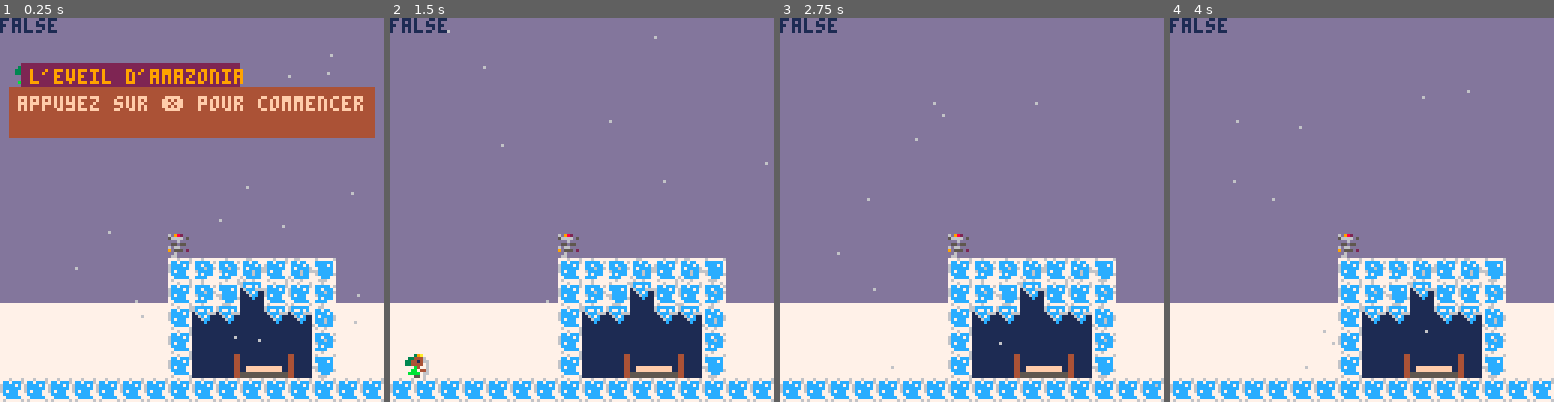
Above: before the commit, frames 1-4 (left to right).
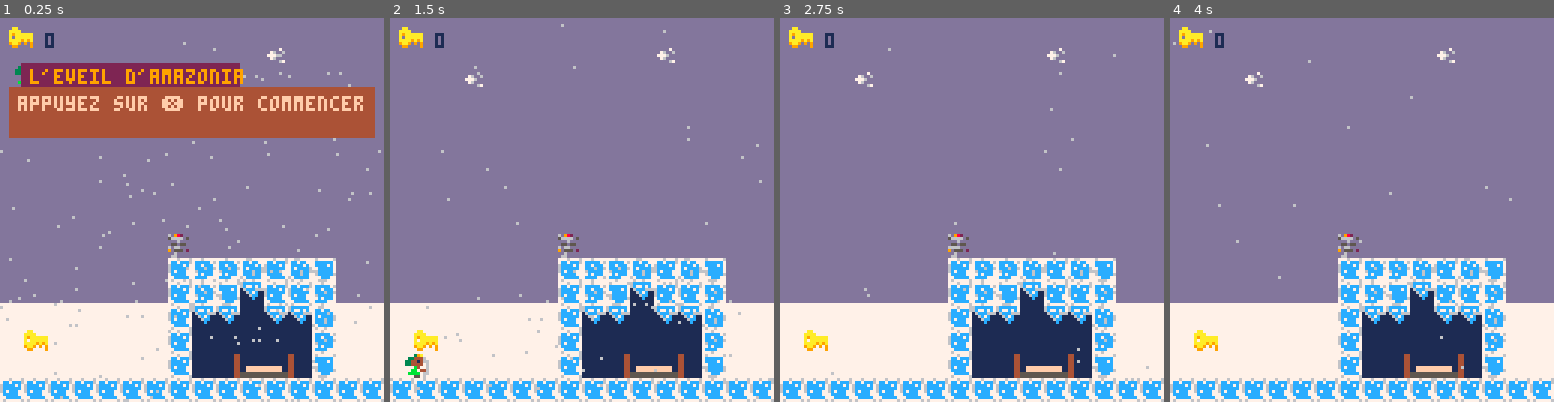
Above: after the commit, the same moments.

Repository: adatechschool/doris-pico-8-BastienVintras
Game: PICO-8 cartridge tuto.p8
Two runs of this game, one before a commit and one after it. Both use one fixed random seed, a clock stepped at 60 frames per second and the inputs below.
Inputs:
- Up to frame 1 (0.25 s): no input
- Up to frame 2 (1.5 s): tap X (X key) at 1.07 s
- Up to frame 3 (2.75 s): hold Left 1.97-2.37 s; tap X (X key) at 2.07, 2.4, 2.73 s
- Up to frame 4 (4 s): hold Right 2.87-3.53 s; tap X (X key) at 3.07, 3.4, 3.73 s; hold Up from 3.58 s (still down)

The runs differ from the first frame. In frame 1, 1.5% of the frame differs, in the area x 0-100%, y 0-100%; in frame 2, 1.3%; in frame 3, 1.1%; in frame 4, 1.1%.

Commit message:
new Aisséta

Diff:
--- a/tuto.p8
+++ b/tuto.p8
@@ -11,7 +11,10 @@
 dx=0,
 dy=0,
 h=8,
-w=8}
+w=8,
+keys=0,
+sprite=1
+}
 create_snow()
 state=0
 
@@ -46,7 +49,7 @@
 cls()
 draw_background()
 map(0,0,0,0,127,64)
-print(check_flag(2,p.x/8,p.y/8),0,0,1)
+
 	if (is_grounded()) then
 	p.y=flr(flr(p.y)/8)*8
 	end
@@ -54,7 +57,11 @@
 	for s in all(snow) do
 	pset(s.x,s.y,s.col)
  end
+ print(p.keys,camx+15,5,1)
+ spr(32,camx+3,3)
  draw_msg()
+
+
 end
 
 
@@ -69,8 +76,10 @@
   p.x+=p.dx
 end
 end
+interact((p.x)/8,(p.y)/8)
+
 if check_flag(1,(p.x)/8,(p.y)/8) then
-	state += 1
+	state +=1
 	end
 
 
@@ -119,14 +128,14 @@
 	s.y+=s.speed
   if s.y>128 then
 		s.y=0
-		s.x=rnd(256)
+		s.x=rnd(127*8)
   end
  end
 end
 
 function create_snow()
 snow={}
-for i=1,20 do
+for i=1,150 do
 local new_snow={
 x=rnd(128),
 y=rnd(128),
@@ -194,6 +203,45 @@
  print(messages[1],6,y+11,15)
 end
 end
+-->8
+-- objets
+
+function next_tile(x,y)
+local sprite=mget(x,y)
+mset(x,y,sprite+1)
+end
+
+function pick_up_key(x,y)
+next_tile(x,y)
+p.keys+=1
+end
+
+
+function interact(x,y)
+if check_flag(3,x,y)then
+pick_up_key(x,y)
+--elseif check_flag(4,x,y)
+--and p.keys>0 then
+--open_door(x,y)
+ end
+end
+
+function open_door(x,y)
+next_tile(x,y)
+p.keys-=1
+end
+…(12 lines of a section not shown)…
 __gfx__
 0000000000039a000000000000039a00000000006666666611111111609820d03333333366333334666333336666566677555577000000000000000000000000
 000000000334446000039a000334443000011100666666661111111156666d5033333333d3944449563333336665dd6657686875000000000000000000000000
@@ -211,14 +259,14 @@
 00094000552661107ccccc7777c7ccc77ccc6cc776ccccc6155555511111114411ffffff44111111ffffff11d555555d55555555000000000000000000000000
 000440005652661177ccccc77cccc77767ccccc7777ccc771411114111111144555555554411111155555555d565655d55555555000000000000000000000000
 0004400056661661767777767776777776776777776667771411114111111144555555554411111155555555d555555d55555555000000000000000000000000
-0aa00000c0c00c0c6cccccc7000000000000000000000000000000000000000066666666dddddddd66666666d565655d00000000000000000000000000000000
-aaaa00000c6706c06c77c7c7000000000000000000000000000000000000000066666666dddddddd66666666d555555d00000000000000000000000000000000
-a9aaaaaac660066c16ccc6660000000000000000000000000000000000000000655556665dd5555566666666d565655d00000000000000000000000000000000
-a0aaaaaa000c6770116c7c110000000000000000000000000000000000000000657775665dd5656566666666d555555d00000000000000000000000000000000
-aaaa9a9a0006c7701116cc110000000000000000000000000000000000000000677777565dd5555566666666d565655d00000000000000000000000000000000
-9aa90909c660066c1111c1110000000000000000000000000000000000000000677777565dd5656566666666d555555d00000000000000000000000000000000
-099000090c6006c0111111110000000000000000000000000000000000000000677777565dd5555566666666d555555d00000000000000000000000000000000
-00000000c0c00c0c111111110000000000000000000000000000000000000000657775565dd5656566666666d555555d00000000000000000000000000000000
+0aa00000000000006cccccc70000000077777777ddddddddc0c00c0c0000000066666666dddddddd66666666d565655d00000000000000000000000000000000
+aaaa0000000000006c77c7c70000000077777777dddddddd0c6776c00000000066666666dddddddd66666666d555555d00000000000000000000000000000000
+a9aaaaaa0000000016ccc6660000000077667777ddddd7ddc667766c00000000655556665dd5555566666666d565655d00000000000000000000000000000000
+a0aaaaaa00000000116c7c110000a10077667777dd76dd6d0006c00000000000657775665dd5656566666666d555555d00000000000000000000000000000000
+aaaa9a9a000000001116cc11000aa10066666677d7776ddd070c600000000000677777565dd5555566666666d565655d00000000000000000000000000000000
+9aa90909000000001111c11100aaaa1066666677dd76ddddc660066c00000000677777565dd5656566666666d555555d00000000000000000000000000000000
+0990000900000000111111110aaaaaa166666677ddddd67d0c6006c000000000677777565dd5555566666666d555555d00000000000000000000000000000000
+0000000000000000111111110aaaaaa166666677ddddddddc0c00c0c00000000657775565dd5656566666666d555555d00000000000000000000000000000000
 0000000000000000000000000000000000000000000000000000000060ddd0d00000000000000000000000007777777700000000000000000000000000000000
 00000000000000000000000000000000000000000000000000000000568686500000000000000000000000007777677600000000000000000000000000000000
 00000000000000000000000000000000000000000000000000000000006660000000000000000000000000006676676600000000000000000000000000000000
@@ -228,25 +276,25 @@
 000000000000000000000000000000000000000000000000000000000060d0000000000000000000000000006666666600000000000000000000000000000000
 000000000000000000000000000000000000000000000000000000000660dd000000000000000000000000006666666600000000000000000000000000000000
 __gff__
-0000000000000002000000000000000000000505050500000000000000000000000000000000000000000000000000000000000000000000000000000000000000000000000000000000000000000000000000000000000000000000000000000000000000000000000000000000000000000000000000000000000000000000
+0000000000000002000000000000000000000505050500000000000000000000080000020000000000000000000000000000000000000000000000000000000000000000000000000000000000000000000000000000000000000000000000000000000000000000000000000000000000000000000000000000000000000000
 0000000000000000000000000000000000000000000000000000000000000000000000000000000000000000000000000000000000000000000000000000000000000000000000000000000000000000000000000000000000000000000000000000000000000000000000000000000000000000000000000000000000000000
 __map__
-00000d000000000d00000000000d000000000000000000000000000d00000000000000000000000000000000000000000000000000000000000000000000000000000000000000000000000000000000000000000000000000000000000000000000000000000000000000000000000000000000000000000000000000000000
-000000000000000000000000000000000000000000000d000000000000000000000000000000000000000000000000000000000000000000000000000000000000000000000000000000000000000000000000000000000000000000000000000000000000000000000000000000000000000000000000000000000000000000
-0000000000000000000000000000000000000000000000000000000000000000000000000000000000000000000000000000000000000000000000000000000000000000000000000000000000000000000000000000000000000000000000000000000000000000000000000000000000000000000000000000000000000000
-000000000000000000000d0000000000000d00000000000d0000000000000d00000000000000000000000000000000000000000000000000000000000000000000000000000000000000000000000000000000000000000000000000000000000000000000000000000000000000000000000000000000000000000000000000
-000d0000000d000000000000000d000000000000000000000000000000000000000000000000000000000000000000000000000000000000000000000000000000000000000000000000000000000000000000000000000000000000000000000000000000000000000000000000000000000000000000000000000000000000
-00000000000000000d000000000000000000000d000000000000000d00000000000000000000000000000000000000000000000000000000000000000000000000000000000000000000000000000000000000000000000000000000000000000000000000000000000000000000000000000000000000000000000000000000
-0000000000000000000000000000000000000000000000000000000000000000000000000000000000000000000000000000000000000000000000000000000000000000000000000000000000000000000000000000000000000000000000000000000000000000000000000000000000000000000000000000000000000000
-0000000d00000000000000000000000000000000000000000000000000000d00000000000000000700000000000000000000000000000000000000000000000000000000000000000000000000000000000000000000000000000000000000000000000000000000000000000000000000000000000000000000000000000000
-0d0000000000000000000d000000000000001b12121212120000000000000000000000121212121200000000000000000000000000000000000000000000000000000000000000000000000000000000000000000000000000000000000000000000000000000000000000000000000000000000000000000000000000000000
-0000000000000007000000000000000000002b1b1b00001b0000000000000000000000000000000000000000000000000000000000000000000000000000000000000000000000000000000000000000000000000000000000000000000000000000000000000000000000000000000000000000000000000000000000000000
-0000000000000012131314121415000000002b2b2b00002b001b1b0007000000000000000000000000000000000000000000000000000000000000000000000000000000000000000000000000000000000000000000000000000000000000000000000000000000000000000000000000000000000000000000000000000000
-0000000000000012131522121213000000002b2b2b00002b002b2b0012141415000000000000000000000000000000000000000000000000000000000000000000000000000000000000000000000000000000000000000000000000000000000000000000000000000000000000000000000000000000000000000000000000
-0000000000000012222206222214000000000000000000000000000000000000000000000000000000000000000000000000000000000000000000000000000000000000000000000000000000000000000000000000000000000000000000000000000000000000000000000000000000000000000000000000000000000000
-0000000000000012060606060613000000000000000000000000000000000000000000000000000000000000000000000000000000000000000000000000000000000000000000000000000000000000000000000000000000000000000000000000000000000000000000000000000000000000000000000000000000000000
-00000000000000120617181a1915000000000000000000000000000000000000000000000000000000000000000000000000000000000000000000000000000000000000000000000000000000000000000000000000000000000000000000000000000000000000000000000000000000000000000000000000000000000000
-1212121212121212121212121212121212151515151515151515151515151515151515151515151515151515151515151515151515151515151515151515151515151515151515151515151515151515151515151515151515151515151515151515151515151515151515151515151515151515151515151515151515151515
+00000d000000000d00000000000d000000000000000000000000000d00000000000000000000000000000000000000000000000000000000000000000000000000000025000000002500000000002500000000000000000000000000000000000000000000000000000000000000000000000000000000000000000000000000
+000000000000000000000025000000000025000000000d000000000000002500000000250000000000000000000000000025000000250000000000250000000000000000000000000000000000000000000000000000000000000000000000000000000000000000000000000000000000000000000000000000000000000000
+0000002500000000000000000000000000000000000000000000250000000000000000000000000000250000000000000000000000000000000000000000121200001200000012000012000000120012121212121200000000000000000000000000000000000000000000000000000000000000000000000000000000000000
+000000000000000000000d0000000000000d00000025000d0000000000000d00000000000000000000000000000000000000000000000000000000000000000000000000000000000000000000000000000000001212000000000000000000000000000000000000000000000000000000000000000000000000000000000000
+000d0000000d000000000000000d000000000000000000000000000000000000000000000000000000000000000000000000002500000000000000000000000000000000250000000000000000000000250000001212120000000000000000000000000000000000000000000000000000000000000000000000000000000000
+00000000000000000d000000000000000000000d000000000000000d00000000000000000000000000000000000000000000000000000000000000121200000000000000000000000000001212120000000000001212121200000000000000000000000000000000000000000000000000000000000000000000000000000000
+0000000000000000000000000000000000000000000000000000000000000000000000000000000000000000000000000000000000000025000000000000121212121212121212121212000000000000000000001212121212000000000000000000000000000000000000000000000000000000000000000000000000000000
+0000000d00000000000000000000000000000000000000000000000000000d00000000200000000700000000000000000025000000000000000000000000000000000000000000000000000000000012120000001212121212121212121200000000000000000000000000000000000000000000000000000000000000000000
+0d0000000000000000000d000000000000001b121212121200000000000000000000001212121212000000000000001b0000000000000000000000000000000000000000000000000000000000000000000000000012121212121212121200000000000000000000000000000000000000000000000000000000000000000000
+0000000000000007000000000000000000002b1b1b00001b00000000000000000000000000000000000000000000002b0000000000000000000000000000121212121212121212000000000000000000000000000012121212121212121200000000000000000000000000000000000000000000000000000000000000000000
+0000000000000012131314121415000000002b2b2b00002b001b1b00070000000000000000000000000000000000002b1b00000000000000000000000012121212121212121212000000000012120000000000002312121212121212120000000000000000000000000000000000000000000000000000000000000000000000
+0000000000000012131522121213000000002b2b2b00002b002b2b00121414150000000000000000000000000000002b2b2b000000000000000000001212121212121212121212000000000000000000000000001212121212121212120000000000000000000000000000000000000000000000000000000000000000000000
+0000000000000012222206222214000000000000000000000000000000000000000000000000000000000000000000000000000000000012121212121212121212121212121212000000000000000000000000001212121212121212122300000000000000000000000000000000000000000000000000000000000000000000
+0020000000000012060606060613000000000000000000000000000000000000000000000000000000000020000000000000000000001212121212121212121212121212121212000012120000000000000000001212121212121212121200000000000000000000000000000000000000000000000000000000000000000000
+00000000000000120617181a1915000000000000000000000000000000000000000000000000000000232313132323000000000000121212121212121212121212121212121212000000000000000000000000001212121212121212121200000000000000000000000000000000000000000000000000000000000000000000
+1212121212121212121212121212121212151515151515151515151515151515151515151515151515151515151515151515151515151515151512151515151515151515151515151515151515151515151515151515151515151515151515151515151515151515151515151515151515151515151515151515151515151515
 0000000000000000000000000000000000000000000000000000000000000000000000000000000000000000000000000000000000000000000000000000000000000000000000000000000000000000000000000000000000000000000000000000000000000000000000000000000000000000000000000000000000000000
 0000000000000000000000000000000000000000000000000000000000000000000000000000000000000000000000000000000000000000000000000000000000000000000000000000000000000000000000000000000000000000000000000000000000000000000000000000000000000000000000000000000000000000
 0000000000000012000000000000000000000000000000000000000000000000000000000000000000000000000000000000000000000000000000000000000000000000000000000000000000000000000000000000000000000000000000000000000000000000000000000000000000000000000000000000000000000000
